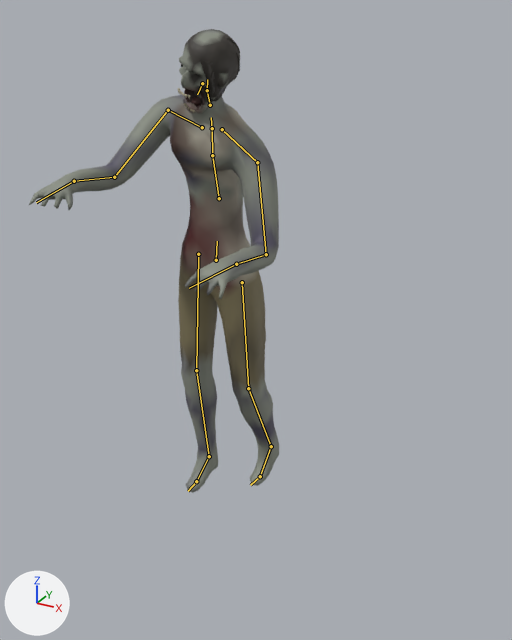
The glTF model assets/models/characters/zombie_walker_skinny.glb, before and after one commit.
Before and after are seen from a camera (50 mm lens) standing at (1.32, -2.14, 1.88) and looking at (0.25, -0.19, 0.9). Arrows for +X, +Y and +Z are at lower left; the lights stay in place. The picture after the commit comes second. The bones that change, and the others that lie on the model, are drawn over the model as lines.

In view in the first picture: 'Walker_Skinny'.
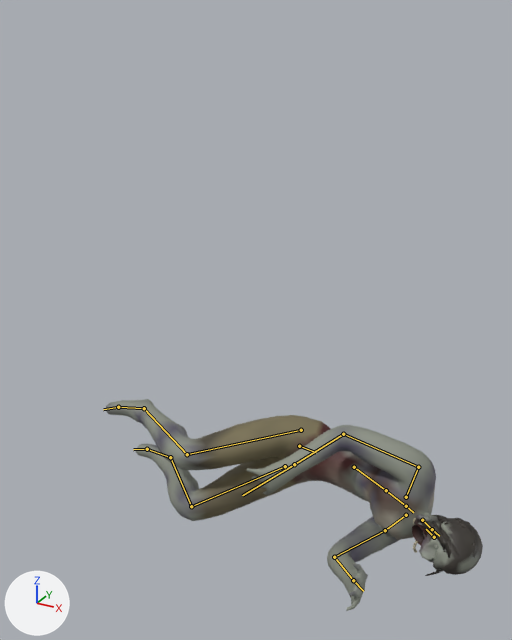
The newer file adds an action. The first version stands in its rest pose; the second is drawn at frame 27 of the action 'death_b'.

Changed parts and their boxes (x1, y1, x2, y2) in the pictures (512 x 640 px):
'Walker_Skinny', posed (51% wider, 54% shorter): before (29, 29, 279, 493); after (106, 399, 483, 611)
bone 'pelvis', root to tip: before (216, 260) to (217, 241); after (299, 446) to (316, 452)
bone 'spine_01', root to tip: before (219, 198) to (212, 155); after (354, 467) to (386, 490)
bone 'spine_02', root to tip: before (212, 155) to (212, 128); after (386, 490) to (406, 506)
bone 'upperarm_l', root to tip: before (257, 162) to (266, 254); after (385, 530) to (334, 557)
bone 'lowerarm_l', root to tip: before (266, 254) to (236, 264); after (334, 557) to (353, 580)
bone 'upperarm_r', root to tip: before (168, 110) to (114, 177); after (418, 467) to (343, 434)
bone 'lowerarm_r', root to tip: before (114, 177) to (74, 181); after (343, 434) to (294, 464)
bone 'neck_01', root to tip: before (210, 105) to (207, 90); after (422, 520) to (432, 529)
bone 'Head', root to tip: before (207, 90) to (207, 79); after (432, 529) to (439, 536)
bone 'jaw', root to tip: before (202, 83) to (197, 94); after (434, 537) to (426, 529)
bone 'thigh_l', root to tip: before (242, 282) to (248, 388); after (285, 466) to (191, 506)
bone 'calf_l', root to tip: before (248, 388) to (271, 446); after (191, 506) to (170, 457)
bone 'foot_l', root to tip: before (271, 446) to (260, 476); after (170, 457) to (147, 449)
bone 'thigh_r', root to tip: before (198, 254) to (196, 370); after (301, 430) to (187, 454)
bone 'calf_r', root to tip: before (196, 370) to (209, 456); after (187, 454) to (144, 408)
bone 'foot_r', root to tip: before (209, 456) to (196, 481); after (144, 408) to (118, 407)

The change in detail:
Bone 'pelvis' (bone_pelvis) moves from (0.0, 0.0, 0.0) to (0.405, -0.751, -0.099).
Bone 'pelvis' (bone_pelvis) turns from (0, 0, 0) to (-5, -11, -85) degrees about its own x, y and z.
Bone 'spine_01' (bone_spine_01) turns from (0, 0, 0) to (6, 1, -1) degrees about its own x, y and z.
Bone 'spine_02' (bone_spine_02) turns from (0, 0, 0) to (4, 1, 1) degrees about its own x, y and z.
Bone 'upperarm_l' (bone_upperarm_l) turns from (0, 0, 0) to (-67, 3, -11) degrees about its own x, y and z.
Bone 'lowerarm_l' (bone_lowerarm_l) turns from (0, 0, 0) to (14, 2, -15) degrees about its own x, y and z.
Bone 'upperarm_r' (bone_upperarm_r) turns from (0, 0, 0) to (15, -19, -29) degrees about its own x, y and z.
Bone 'lowerarm_r' (bone_lowerarm_r) turns from (0, 0, 0) to (4, 0, -2) degrees about its own x, y and z.
Bone 'neck_01' (bone_neck_01) turns from (0, 0, 0) to (1, 3, 5) degrees about its own x, y and z.
Bone 'Head' (bone_head) turns from (0, 0, 0) to (5, 15, 4) degrees about its own x, y and z.
Bone 'jaw' (bone_jaw) turns from (0, 0, 0) to (21, -10, -14) degrees about its own x, y and z.
Bone 'thigh_l' (bone_thigh_l) turns from (0, 0, 0) to (-50, -6, -2) degrees about its own x, y and z.
Bone 'calf_l' (bone_calf_l) turns from (0, 0, 0) to (70, 1, 2) degrees about its own x, y and z.
Bone 'foot_l' (bone_foot_l) turns from (0, 0, 0) to (20, -1, -3) degrees about its own x, y and z.
Bone 'thigh_r' (bone_thigh_r) turns from (0, 0, 0) to (-35, -1, 0) degrees about its own x, y and z.
Bone 'calf_r' (bone_calf_r) turns from (0, 0, 0) to (60, 0, 1) degrees about its own x, y and z.
Bone 'foot_r' (bone_foot_r) turns from (0, 0, 0) to (20, 0, 0) degrees about its own x, y and z.
